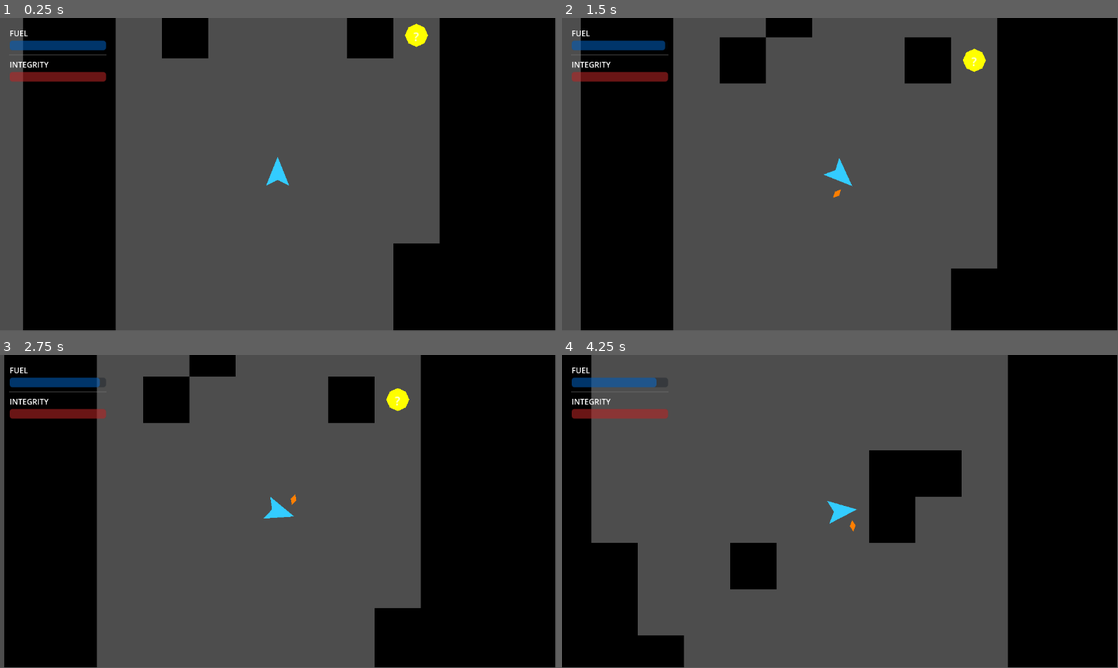
Above: before the commit, frames 1-4 (two rows, left to right).
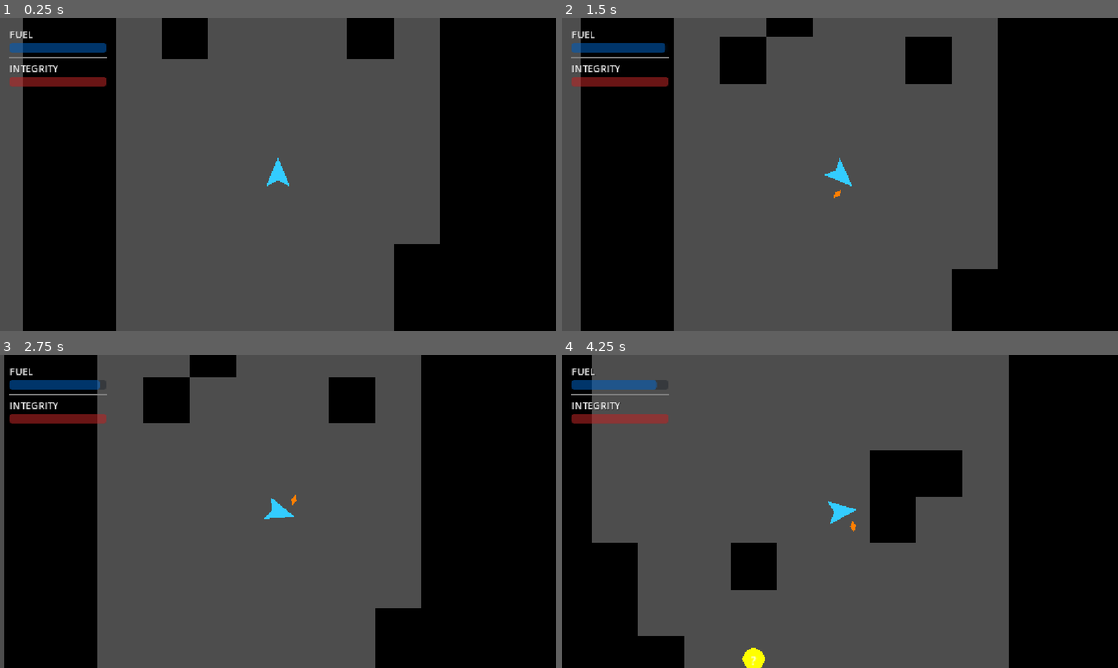
Above: after the commit, the same moments.

Repository: jenbeendy/raketka
Game: Godot game, scene res://scenes/game.tscn
Same seed, same stepped clock (60 frames per second), same inputs: the game is played once before the commit and once after it.
Inputs:
- Up to frame 1 (0.25 s): no input
- Up to frame 2 (1.5 s): tap Enter (ui_accept) at 0.5, 0.77 s; hold Right (ui_right) 0.53-1.28 s; hold Left (ui_left) from 1.28 s (still down)
- Up to frame 3 (2.75 s): tap Enter (ui_accept) at 1.52 s; release Left (ui_left) at 2.03 s; hold Right (ui_right) from 2.03 s (still down)
- Up to frame 4 (4.25 s): release Right (ui_right) at 2.78 s; hold Up (ui_up) 2.78-3.53 s; tap Enter (ui_accept) at 3.02, 3.77 s; hold Left (ui_left) from 3.53 s (still down)
In our replay, the window is 799x449 before the commit and 800x450 after it. These sizes can differ from the game's own. Grey fills any space a smaller window leaves; there, only what the larger window draws over its background counts as a difference.

The runs differ from the first frame. In frame 1, 2.0% of the frame differs, in the area x 0-80%, y 0-100%; in frame 2, 2.1%, in the area x 0-79%, y 0-100%; in frame 3, 2.0%; in frame 4, 2.0%.

Commit message:
Another changes

Diff:
--- /dev/null
+++ b/assets/main_theme.tres
@@ -0,0 +1,9 @@
+[gd_resource type="Theme" format=3 uid="uid://main_theme"]
+
+[resource]
+default_font_size = 20
+Label/colors/font_shadow_color = Color(0, 0, 0, 0.5)
+Label/constants/shadow_offset_x = 1
+Label/constants/shadow_offset_y = 1
+ProgressBar/styles/background = null
+ProgressBar/styles/fill = null
--- a/configs/game_config.json
+++ b/configs/game_config.json
@@ -1,9 +1,9 @@
 {
-    "fuel_consumption_rate": 5.0,
-    "refill_amount": 50.0,
-    "max_fuel": 100.0,
-    "spaceship_durability": 100.0,
-    "thrust_strength": 500.0,
-    "rotation_torque": 2000.0,
-    "map_pixel_scale": 64
+	"fuel_consumption_rate": 5.0,
+	"refill_amount": 50.0,
+	"max_fuel": 100.0,
+	"spaceship_durability": 100.0,
+	"thrust_strength": 500.0,
+	"rotation_torque": 2000.0,
+	"map_pixel_scale": 64
 }
--- a/project.godot
+++ b/project.godot
@@ -26,3 +26,8 @@
 [rendering]
 
 rendering_device/driver.windows="d3d12"
+
+[display]
+
+window/stretch/mode="canvas_items"
+window/stretch/aspect="expand"
--- a/scenes/hud.tscn
+++ b/scenes/hud.tscn
@@ -1,9 +1,49 @@
 [gd_scene load_steps=2 format=3 uid="uid://hud"]
 
 [ext_resource type="Script" path="res://scripts/HUD.gd" id="1_hud"]
+[ext_resource type="Theme" uid="uid://main_theme" path="res://assets/main_theme.tres" id="2_theme"]
+
+[sub_resource type="StyleBoxFlat" id="StyleBoxFlat_panel"]
+bg_color = Color(0.1, 0.1, 0.1, 0.9)
+border_width_left = 2
+border_width_top = 2
+border_width_right = 2
+border_width_bottom = 2
+border_color = Color(0, 0.6, 1, 1)
+corner_radius_top_left = 10
+corner_radius_top_right = 10
+corner_radius_bottom_right = 10
+corner_radius_bottom_left = 10
+shadow_size = 10
+shadow_color = Color(0, 0, 0, 0.5)
+
+[sub_resource type="StyleBoxFlat" id="StyleBoxFlat_btn_normal"]
+bg_color = Color(0, 0.4, 0.8, 1)
+corner_radius_top_left = 5
+corner_radius_top_right = 5
+corner_radius_bottom_right = 5
+corner_radius_bottom_left = 5
+content_margin_left = 20
+content_margin_right = 20
+content_margin_top = 10
+content_margin_bottom = 10
+
+[sub_resource type="StyleBoxFlat" id="StyleBoxFlat_btn_hover"]
+bg_color = Color(0, 0.5, 1, 1)
+corner_radius_top_left = 5
+corner_radius_top_right = 5
+corner_radius_bottom_right = 5
+corner_radius_bottom_left = 5
+content_margin_left = 20
+content_margin_right = 20
+content_margin_top = 10
+content_margin_bottom = 10
 
 [node name="HUD" type="CanvasLayer"]
+scale = Vector2(1, 1)
+transform = Transform2D(1, 0, 0, 1, 0, 0)
 script = ExtResource("1_hud")
+
 
 [node name="Control" type="Control" parent="."]
 layout_mode = 3
@@ -12,6 +52,7 @@
 anchor_bottom = 1.0
 grow_horizontal = 2
 grow_vertical = 2
+theme = ExtResource("2_theme")
 
 [node name="MarginContainer" type="MarginContainer" parent="Control"]
 layout_mode = 1
@@ -67,19 +108,114 @@
 
 [node name="PanelContainer" type="PanelContainer" parent="Control/GameOverMenu"]
 layout_mode = 2
+theme_override_styles/panel = SubResource("StyleBoxFlat_panel")
 
 [node name="VBoxContainer" type="VBoxContainer" parent="Control/GameOverMenu/PanelContainer"]
 layout_mode = 2
-theme_override_constants/separation = 20
+theme_override_constants/separation = 30
+
+[node name="TitleLabel" type="Label" parent="Control/GameOverMenu/PanelContainer/VBoxContainer"]
+layout_mode = 2
+theme_override_font_sizes/font_size = 32
+text = "MISSION STATUS"
+horizontal_alignment = 1
+
+[node name="HSeparator" type="HSeparator" parent="Control/GameOverMenu/PanelContainer/VBoxContainer"]
+layout_mode = 2
 
 [node name="MessageLabel" type="Label" parent="Control/GameOverMenu/PanelContainer/VBoxContainer"]
 layout_mode = 2
+theme_override_font_sizes/font_size = 24
 text = "GAME OVER"
 horizontal_alignment = 1
 
 [node name="RestartButton" type="Button" parent="Control/GameOverMenu/PanelContainer/VBoxContainer"]
 layout_mode = 2
+theme_override_styles/normal = SubResource("StyleBoxFlat_btn_normal")
+theme_override_styles/hover = SubResource("StyleBoxFlat_btn_hover")
+theme_override_styles/pressed = SubResource("StyleBoxFlat_btn_normal")
 text = "RESTART MISSION"
+
+[node name="SettingsButton" type="Button" parent="Control/GameOverMenu/PanelContainer/VBoxContainer"]
+layout_mode = 2
+theme_override_styles/normal = SubResource("StyleBoxFlat_btn_normal")
+theme_override_styles/hover = SubResource("StyleBoxFlat_btn_hover")
+theme_override_styles/pressed = SubResource("StyleBoxFlat_btn_normal")
+text = "SETTINGS"
+
+[node name="SettingsPanel" type="PanelContainer" parent="Control/GameOverMenu"]
+visible = false
+layout_mode = 2
+theme_override_styles/panel = SubResource("StyleBoxFlat_panel")
+
+[node name="VBoxContainer" type="VBoxContainer" parent="Control/GameOverMenu/SettingsPanel"]
+layout_mode = 2
+theme_override_constants/separation = 15
+
+[node name="Label" type="Label" parent="Control/GameOverMenu/SettingsPanel/VBoxContainer"]
+layout_mode = 2
+text = "CONFIGURATION"
+horizontal_alignment = 1
+
+[node name="GridContainer" type="GridContainer" parent="Control/GameOverMenu/SettingsPanel/VBoxContainer"]
+layout_mode = 2
+columns = 2
+theme_override_constants/h_separation = 20
+theme_override_constants/v_separation = 10
+
+[node name="ThrustLabel" type="Label" parent="Control/GameOverMenu/SettingsPanel/VBoxContainer/GridContainer"]
+layout_mode = 2
+text = "Thrust Power"
+
+[node name="ThrustSlider" type="HSlider" parent="Control/GameOverMenu/SettingsPanel/VBoxContainer/GridContainer"]
+custom_minimum_size = Vector2(200, 0)
+layout_mode = 2
+min_value = 100.0
+max_value = 2000.0
+step = 50.0
+value = 500.0
+
+[node name="TorqueLabel" type="Label" parent="Control/GameOverMenu/SettingsPanel/VBoxContainer/GridContainer"]
+layout_mode = 2
+text = "Rotation Speed"
+
+[node name="TorqueSlider" type="HSlider" parent="Control/GameOverMenu/SettingsPanel/VBoxContainer/GridContainer"]
+layout_mode = 2
+min_value = 500.0
+max_value = 5000.0
+step = 100.0
+value = 2000.0
+
+[node name="FuelUseLabel" type="Label" parent="Control/GameOverMenu/SettingsPanel/VBoxContainer/GridContainer"]
+layout_mode = 2
+text = "Fuel Consumption"
+
+[node name="FuelUseSlider" type="HSlider" parent="Control/GameOverMenu/SettingsPanel/VBoxContainer/GridContainer"]
+layout_mode = 2
+min_value = 1.0
+max_value = 20.0
+step = 0.5
+value = 5.0
+
+[node name="DurabilityLabel" type="Label" parent="Control/GameOverMenu/SettingsPanel/VBoxContainer/GridContainer"]
+layout_mode = 2
+text = "Ship Durability"
+
+[node name="DurabilitySlider" type="HSlider" parent="Control/GameOverMenu/SettingsPanel/VBoxContainer/GridContainer"]
+layout_mode = 2
+min_value = 10.0
+max_value = 500.0
+step = 10.0
+value = 100.0
+
+[node name="CloseSettingsButton" type="Button" parent="Control/GameOverMenu/SettingsPanel/VBoxContainer"]
+layout_mode = 2
+theme_override_styles/normal = SubResource("StyleBoxFlat_btn_normal")
+theme_override_styles/hover = SubResource("StyleBoxFlat_btn_hover")
+theme_override_styles/pressed = SubResource("StyleBoxFlat_btn_normal")
+text = "CLOSE"
+
+
 
 [node name="NotificationContainer" type="CenterContainer" parent="Control"]
 layout_mode = 1
--- a/scripts/ConfigManager.gd
+++ b/scripts/ConfigManager.gd
@@ -6,7 +6,20 @@
 func _ready():
 	load_config()
 
+signal config_updated(key, value)
+
 func load_config():
+	# Load user config first if exists
+	var user_path = "user://custom_config.json"
+	if FileAccess.file_exists(user_path):
+		var file = FileAccess.open(user_path, FileAccess.READ)
+		var json = JSON.new()
+		if json.parse(file.get_as_text()) == OK:
+			var user_config = json.data
+			config.merge(user_config, true)
+			print("User config loaded override.")
+			return
+
 	if FileAccess.file_exists(CONFIG_PATH):
 		var file = FileAccess.open(CONFIG_PATH, FileAccess.READ)
 		var json_string = file.get_as_text()
@@ -32,3 +45,13 @@
 
 func get_param(key, default_value = null):
 	return config.get(key, default_value)
+
+func set_param(key, value):
+	config[key] = value
+	emit_signal("config_updated", key, value)
+	# Auto save?
+	save_user_config()
+
+func save_user_config():
+	var file = FileAccess.open("user://custom_config.json", FileAccess.WRITE)
+	file.store_string(JSON.stringify(config))
--- a/scripts/FuelStation.gd
+++ b/scripts/FuelStation.gd
@@ -5,6 +5,8 @@
 func _ready():
 	refill_amount = ConfigManager.get_param("refill_amount", 50.0)
 	body_entered.connect(_on_body_entered)
+	ConfigManager.config_updated.connect(func(k,v): if k=="refill_amount": refill_amount = v)
+
 
 
 func _process(delta):
--- a/scripts/HUD.gd
+++ b/scripts/HUD.gd
@@ -6,14 +6,50 @@
 @onready var message_label = $Control/GameOverMenu/PanelContainer/VBoxContainer/MessageLabel
 @onready var restart_button = $Control/GameOverMenu/PanelContainer/VBoxContainer/RestartButton
 
+@onready var game_over_panel = $Control/GameOverMenu/PanelContainer
+@onready var settings_panel = $Control/GameOverMenu/SettingsPanel
+@onready var settings_button = $Control/GameOverMenu/PanelContainer/VBoxContainer/SettingsButton
+@onready var close_settings_button = $Control/GameOverMenu/SettingsPanel/VBoxContainer/CloseSettingsButton
+
+@onready var thrust_slider = $Control/GameOverMenu/SettingsPanel/VBoxContainer/GridContainer/ThrustSlider
+@onready var torque_slider = $Control/GameOverMenu/SettingsPanel/VBoxContainer/GridContainer/TorqueSlider
+@onready var fuel_slider = $Control/GameOverMenu/SettingsPanel/VBoxContainer/GridContainer/FuelUseSlider
+@onready var durability_slider = $Control/GameOverMenu/SettingsPanel/VBoxContainer/GridContainer/DurabilitySlider
+
 func _ready():
 	process_mode = Node.PROCESS_MODE_ALWAYS
 	restart_button.pressed.connect(_on_restart_pressed)
+	settings_button.pressed.connect(_on_settings_pressed)
+	close_settings_button.pressed.connect(_on_close_settings_pressed)
+
+	init_settings_values()
+
+	# Connect Sliders
+	thrust_slider.value_changed.connect(func(v): ConfigManager.set_param("thrust_strength", v))
+	torque_slider.value_changed.connect(func(v): ConfigManager.set_param("rotation_torque", v))
+	fuel_slider.value_changed.connect(func(v): ConfigManager.set_param("fuel_consumption_rate", v))
+	durability_slider.value_changed.connect(func(v): ConfigManager.set_param("spaceship_durability", v))
+
 	game_over_menu.visible = false
 
 	# Set bar colors (quick and dirty via modulation)
 	fuel_bar.modulate = Color(0, 0.5, 1) # Blue
 	health_bar.modulate = Color(1, 0.2, 0.2) # Red
+
+func init_settings_values():
+	thrust_slider.value = ConfigManager.get_param("thrust_strength", 500.0)
+	torque_slider.value = ConfigManager.get_param("rotation_torque", 2000.0)
+	fuel_slider.value = ConfigManager.get_param("fuel_consumption_rate", 5.0)
+	durability_slider.value = ConfigManager.get_param("spaceship_durability", 100.0)
+
+func _on_settings_pressed():
+	game_over_panel.visible = false
+	settings_panel.visible = true
+
+func _on_close_settings_pressed():
+	settings_panel.visible = false
+	game_over_panel.visible = true
+
 
 func update_fuel(current, max_val):
 	fuel_bar.max_value = max_val
--- a/scripts/MapLoader.gd
+++ b/scripts/MapLoader.gd
@@ -15,12 +15,27 @@
 	load_map()
 
 func load_map():
-	if not FileAccess.file_exists(map_path):
-		print("Map file not found: ", map_path)
-		return
+	# Try loading as a resource first (Works in Export if imported)
+	if ResourceLoader.exists(map_path):
+		var texture = load(map_path)
+		if texture is Texture2D:
+			var image = texture.get_image()
+			process_image_data(image)
+		else:
+			print("Map path is not a texture: ", map_path)
+	elif FileAccess.file_exists(map_path):
+		# Fallback for unimported files (e.g. user provided)
+		var image = Image.load_from_file(map_path)
+		if image:
+			process_image_data(image)
+		else:
+			print("Failed to load map image from file: ", map_path)
+	else:
+		print("Map resource/file not found: ", map_path)
 
-	var image = Image.load_from_file(map_path)
+func process_image_data(image):
 	var size = image.get_size()
+
 
 	for x in range(size.x):
 		for y in range(size.y):
--- a/scripts/Player.gd
+++ b/scripts/Player.gd
@@ -33,9 +33,27 @@
 	emit_signal("fuel_changed", current_fuel, max_fuel)
 	emit_signal("health_changed", durability, max_durability)
 
+	emit_signal("health_changed", durability, max_durability)
+
 	body_entered.connect(_on_body_entered)
 
+	ConfigManager.config_updated.connect(_on_config_updated)
+
+func _on_config_updated(key, value):
+	match key:
+		"thrust_strength": thrust_strength = value
+		"rotation_torque": rotation_torque = value
+		"fuel_consumption_rate": fuel_consumption = value
+		"spaceship_durability":
+			# Assuming change applies to next run or max?
+			max_durability = value
+			emit_signal("health_changed", durability, max_durability)
+		"max_fuel":
+			max_fuel = value
+			emit_signal("fuel_changed", current_fuel, max_fuel)
+
 func config_init():
+
 	pass
 
 func _physics_process(delta):
